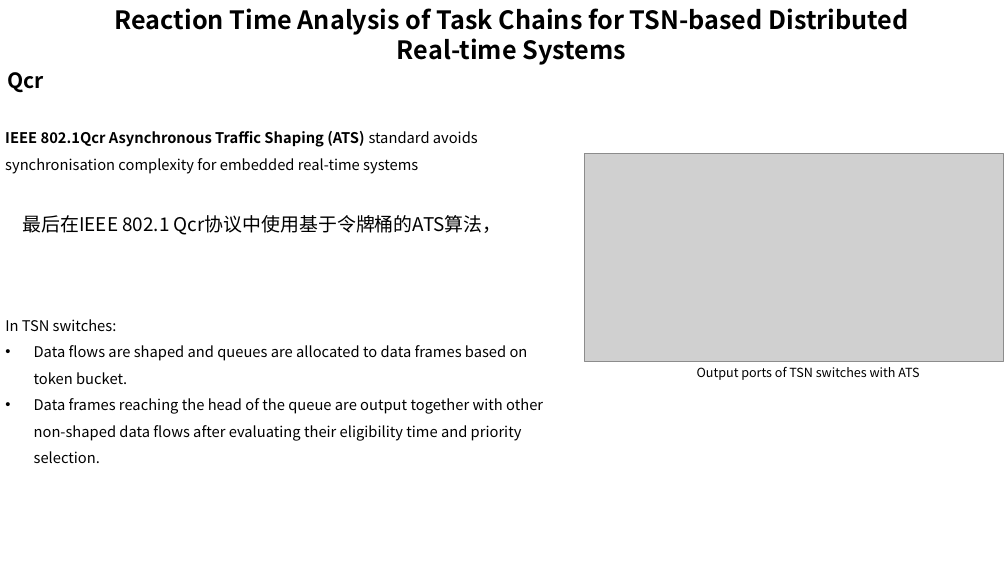
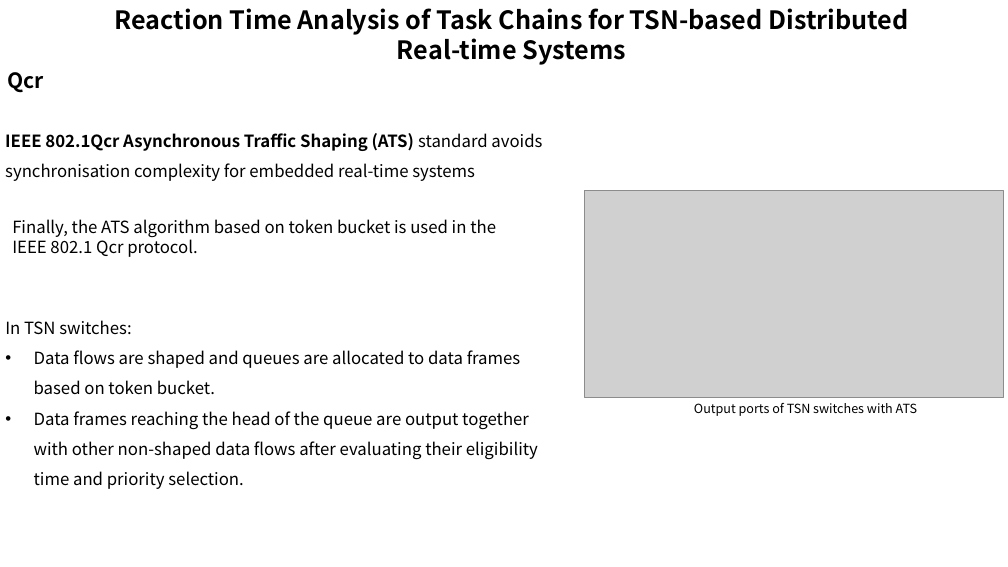
Before and after one commit to wsm6636/note, a slide deck: slide 5 of 06-ppt/RTS-Turin-Class/0423.pptx. Drawn at 1008x567 pixels with LibreOffice and Linux fonts; fonts in the diff are those of the drawing; grey boxes stand for pictures. Boxes give left, top, right and bottom in pixels: in the first picture for what was removed or moved away, otherwise in the second. Text is boxed around its words. In the diff, an @@ line names an element or a change of style, - is before the commit and + after.

```diff
--- a/06-ppt/RTS-Turin-Class/0423.pptx
+++ b/06-ppt/RTS-Turin-Class/0423.pptx
@@ text "IEEE 802.1Qcr Asynchronous Traffic Shaping ..." at [5,133,542,181]: size 14 to 16 pt @@
@@ picture: place and size @@
-picture at [585,154,1004,361]
+picture at [585,190,1003,398]
@@ text at [12,219,496,257]: text changed; size 18 to 16 pt @@
-最后在IEEE 802.1 Qcr协议中使用基于令牌桶的ATS算法，
+Finally, the ATS algorithm based on token bucket is used in the IEEE 802.1 Qcr protocol.
@@ text "In TSN switches:" at [5,320,538,489]: size 14 to 16 pt @@
@@ text "Output ports of TSN switches ...": place and size @@
-text "Output ports of TSN switches ..." at [697,367,919,380]
+text "Output ports of TSN switches ..." at [694,403,917,416]
```
Also in this commit, not shown: 7 other slides changed, 9 other files.
